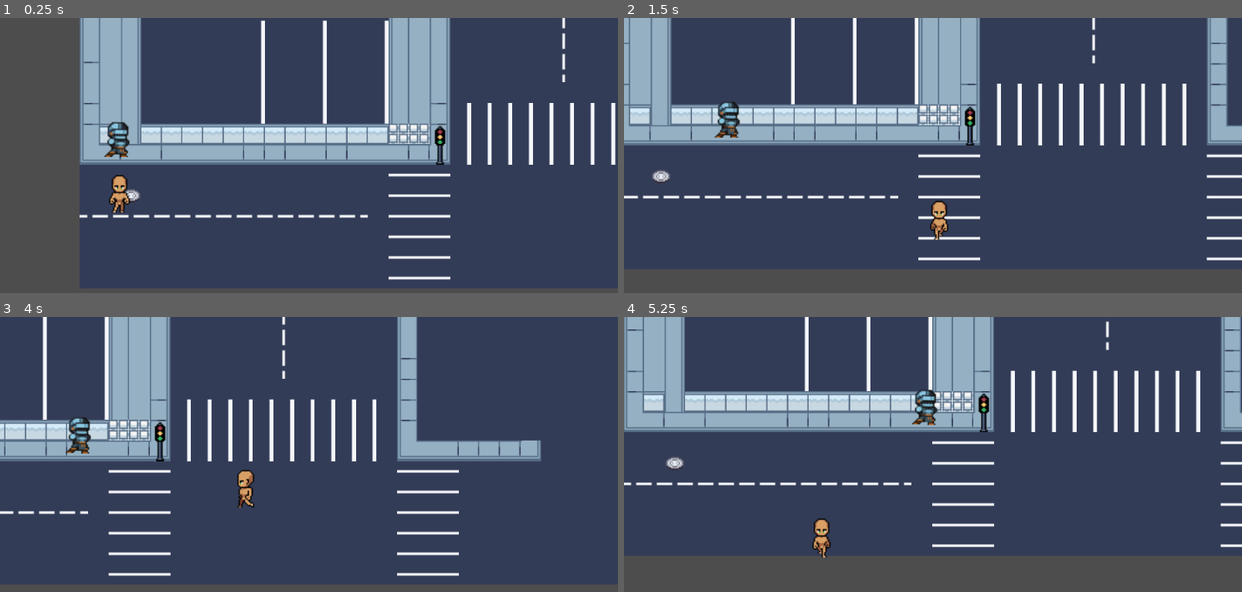
Above: before the commit, frames 1-4 (two rows, left to right).
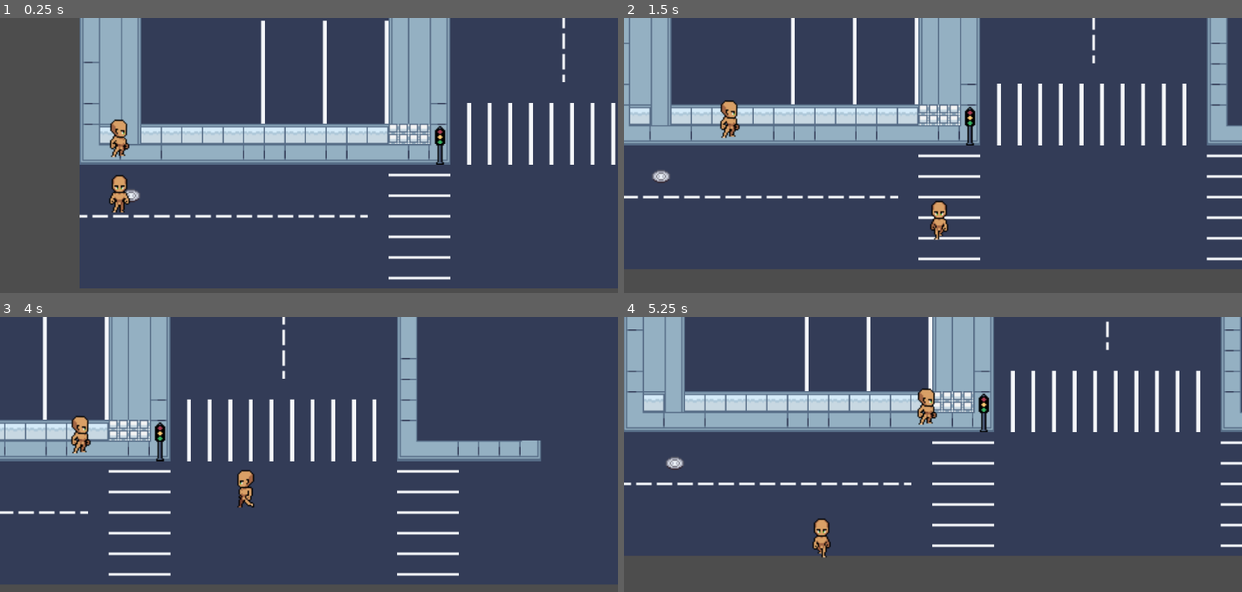
Above: after the commit, the same moments.

Repository: hoaxnt/envelhope-beta
Game: Godot game, scene res://Scenes/main_menu.tscn
Two runs of this game, one before a commit and one after it. Both use one fixed random seed, a clock stepped at 60 frames per second and the inputs below.
Inputs:
- Up to frame 1 (0.25 s): no input
- Up to frame 2 (1.5 s): hold D 0.53-1.28 s; hold Shift 0.53-1.28 s; hold S from 1.28 s (still down); tap Shift at 1.35 s
- Up to frame 3 (4 s): release S at 2.03 s; hold D 2.03-2.78 s; hold Shift 2.03-2.78 s; hold W 2.78-3.53 s; tap Shift at 2.85 s; hold A from 3.53 s (still down); hold Shift from 3.53 s (still down)
- Up to frame 4 (5.25 s): release Shift at 4.28 s; tap Shift at 4.35 s; release A at 5.03 s; hold S from 5.03 s (still down); hold Shift from 5.03 s (still down)

The runs differ from the first frame. In frame 1, 0.4% of the frame differs, in the area x 16-21%, y 36-51%; in frame 2, 0.4%; in frame 3, 0.4%; in frame 4, 0.4%.

Commit message:
minor updates

Diff:
--- a/Scenes/characters/npc/knight.tscn
+++ b/Scenes/characters/npc/knight.tscn
@@ -1,47 +1,52 @@
 [gd_scene load_steps=9 format=3 uid="uid://roh6nuojjp2y"]
 
 [ext_resource type="Script" uid="uid://cg0mfw1cvriky" path="res://scripts/characters/npc/knight/knight.gd" id="1_xk2rj"]
-[ext_resource type="Texture2D" uid="uid://deqnjom3w74e5" path="res://assets/images/characters/npc/knight/idle_side.png" id="2_xrx7d"]
+[ext_resource type="Texture2D" uid="uid://bdo1buj1m7grf" path="res://assets/images/characters/player/idle/idle_side.png" id="2_xk2rj"]
 
 [sub_resource type="RectangleShape2D" id="RectangleShape2D_7qyh0"]
 
-[sub_resource type="AtlasTexture" id="AtlasTexture_84hc2"]
-atlas = ExtResource("2_xrx7d")
-region = Rect2(0, 0, 32, 32)
+[sub_resource type="AtlasTexture" id="AtlasTexture_xrx7d"]
+atlas = ExtResource("2_xk2rj")
+region = Rect2(0, 0, 64, 64)
 
-[sub_resource type="AtlasTexture" id="AtlasTexture_bgitj"]
-atlas = ExtResource("2_xrx7d")
-region = Rect2(32, 0, 32, 32)
+[sub_resource type="AtlasTexture" id="AtlasTexture_qtv4a"]
+atlas = ExtResource("2_xk2rj")
+region = Rect2(64, 0, 64, 64)
 
-[sub_resource type="AtlasTexture" id="AtlasTexture_01k3j"]
-atlas = ExtResource("2_xrx7d")
-region = Rect2(64, 0, 32, 32)
+[sub_resource type="AtlasTexture" id="AtlasTexture_8rwbk"]
+atlas = ExtResource("2_xk2rj")
+region = Rect2(128, 0, 64, 64)
 
-[sub_resource type="AtlasTexture" id="AtlasTexture_urpkq"]
-atlas = ExtResource("2_xrx7d")
-region = Rect2(96, 0, 32, 32)
+[sub_resource type="AtlasTexture" id="AtlasTexture_ejvtx"]
+atlas = ExtResource("2_xk2rj")
+region = Rect2(192, 0, 64, 64)
 
 [sub_resource type="SpriteFrames" id="SpriteFrames_7qyh0"]
 animations = [{
 "frames": [{
 "duration": 1.0,
-"texture": SubResource("AtlasTexture_84hc2")
+"texture": SubResource("AtlasTexture_xrx7d")
 }, {
 "duration": 1.0,
-"texture": SubResource("AtlasTexture_bgitj")
+"texture": SubResource("AtlasTexture_qtv4a")
 }, {
 "duration": 1.0,
-"texture": SubResource("AtlasTexture_01k3j")
+"texture": SubResource("AtlasTexture_8rwbk")
 }, {
 "duration": 1.0,
-"texture": SubResource("AtlasTexture_urpkq")
+"texture": SubResource("AtlasTexture_ejvtx")
 }],
 "loop": true,
 "name": &"idle_side",
 "speed": 5.0
+}, {
+"frames": [],
+"loop": true,
+"name": &"new_animation",
+"speed": 5.0
 }]
 
-[node name="Knight" type="Area2D"]
+[node name="FruitVendor" type="Area2D"]
 script = ExtResource("1_xk2rj")
 
 [node name="CollisionShape2D" type="CollisionShape2D" parent="."]
@@ -51,5 +56,3 @@
 sprite_frames = SubResource("SpriteFrames_7qyh0")
 animation = &"idle_side"
 autoplay = "idle_side"
-frame = 3
-frame_progress = 1.0
